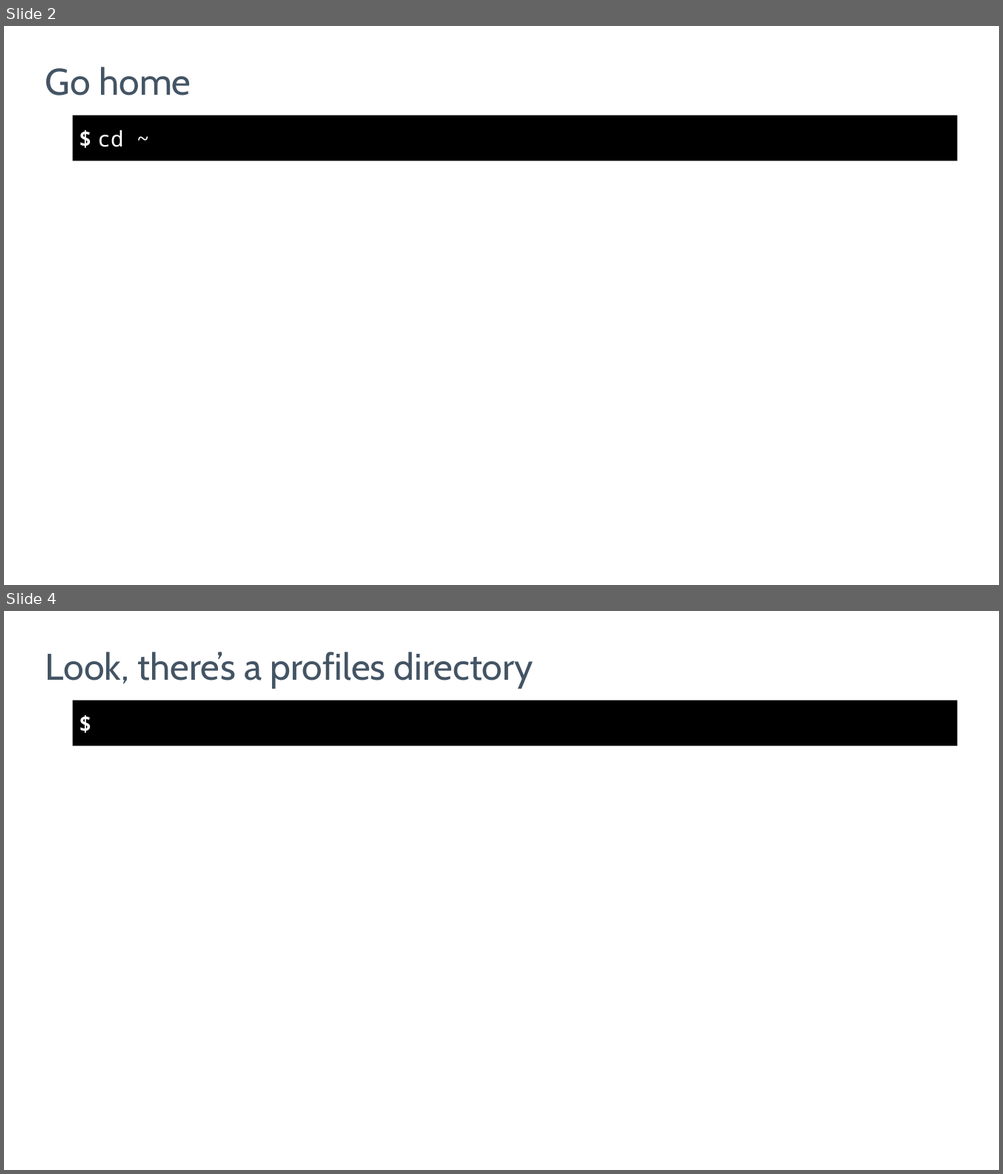
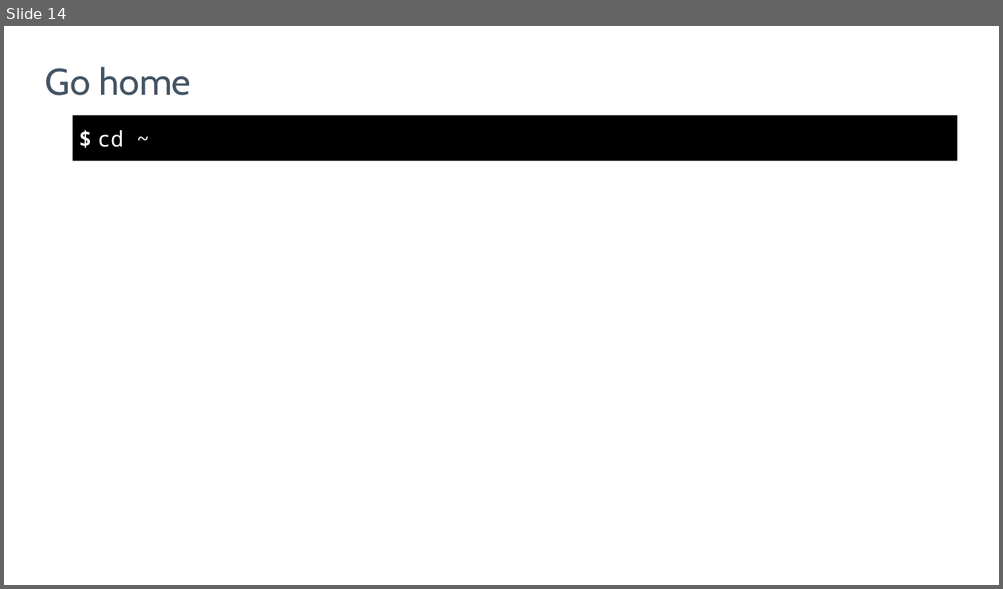
Before and after one commit to nathenharvey/introduction-to-inspec, a slide deck: powerpoint/Continuous-Compliance.pptx. Shown one above the other, each under a label of ours: slides 2 and 4 before the commit, slide 14 after it; the slides between them are not shown. The pictures are 1003x1174 and 1003x589 pixels, drawn with LibreOffice and Linux fonts; fonts in the diff are those of the drawing; background and template pictures are left out. Boxes give left, top, right and bottom in pixels: in the first picture for what was removed or moved away, otherwise in the second. Text is boxed around its words. In the diff, an @@ line names an element or a change of style, - is before the commit and + after.

```diff
--- a/powerpoint/Continuous-Compliance.pptx
+++ b/powerpoint/Continuous-Compliance.pptx
@@ slide 4 removed at [4,611,999,1170], background picture (left out); not listed: 1 template element that a slide beside it also shows @@
@@ title removed at [45,652,533,688] @@
-Look, there’s a profiles directory
@@ what was slide 2 is now slide 14 @@
```
Also in this commit, not shown: 22 slides added, 8 other slides removed.
